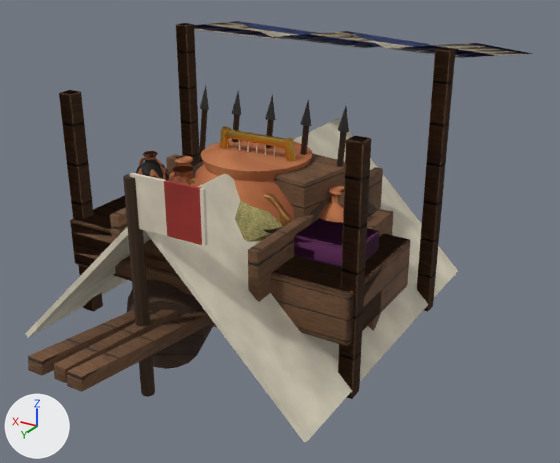
The glTF model ostatni-legion/maps/modele/Targ.glb, before and after one commit.
One viewpoint serves both versions: a 50 mm lens placed at (-7.84, 12.19, 7.96), pointed at (-0.42, -0.18, 1.77). Lighting does not change. The marker at lower left points along +X, +Y and +Z. The first picture is the older version. Where no turn or scale is listed for an object, it has been applied to the vertices.

In view in the first picture: 'beczki__wood_dark', 'namiot_wojskowy__cloth', 'namiot_wojskowy__cloth_red', 'namiot_wojskowy__wood', 'pithos__terracotta', 'rydwan__wood', 'skrzynie_stos__wood', 'stojak_broni__wood', 'stragan_niebieski__cloth_blue', 'stragan_niebieski__cloth_purple', 'stragan_niebieski__wood', 'woz__wood' and 13 more.
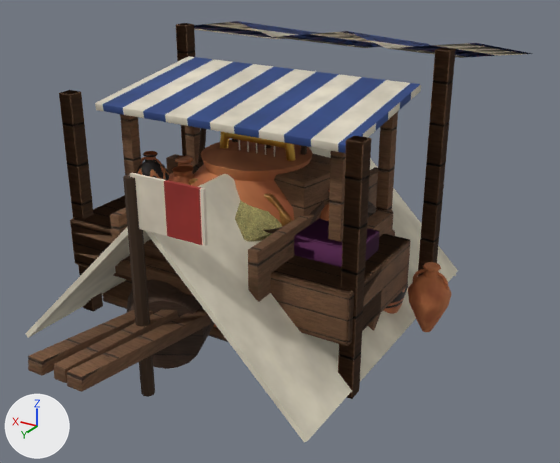
Location of each change, (x1, y1, x2, y2) in pixels of the pictures (560 x 463 px):
'stragan_rybny__cloth_blue', added
    after: (95, 56, 421, 153)
'stragan_rybny__wood', added
    after: (120, 112, 398, 242)
'kram_garncarza__terracotta', added (brown)
    after: (408, 262, 451, 332)
'kram_garncarza__wood', added (mostly hidden)
    after: (103, 280, 228, 342)
'kram_garncarza__terracotta_painted', added (mostly hidden)
    after: (383, 284, 408, 314)
'stojak_broni__wood', unchanged, covered by the edit
    before: (166, 109, 347, 208)
    after: (166, 128, 329, 205)

Diff of the bpy script that builds the scene:
```diff
--- a/ostatni-legion/maps/modele/Targ.glb.py
+++ b/ostatni-legion/maps/modele/Targ.glb.py
@@ me_stragan_rybny__t_wood @@
+me_stragan_rybny__t_wood.from_pydata(...)  # 280 vertices, 540 faces; spans x -2.5..2.5, y -1.2..1.2, z 0.0..4.4
+me_stragan_rybny__t_wood.materials.append(mat_t_wood)
@@ me_stragan_rybny__t_cloth_blue @@
+me_stragan_rybny__t_cloth_blue.from_pydata(...)  # 56 vertices, 108 faces; spans x -2.7..2.7, y -1.49..1.49, z 4.22..4.78
+me_stragan_rybny__t_cloth_blue.materials.append(mat_t_cloth_blue)
@@ me_kram_garncarza__t_wood @@
+me_kram_garncarza__t_wood.from_pydata(...)  # 112 vertices, 216 faces; spans x -3.0..3.0, y -1.5..1.5, z 0.0..0.8
+me_kram_garncarza__t_wood.materials.append(mat_t_wood)
@@ me_kram_garncarza__t_terracotta_painted @@
+me_kram_garncarza__t_terracotta_painted.from_pydata(...)  # 692 vertices, 1368 faces; spans x -3.03..-0.09, y -1.13..-0.07, z 0.2..1.6
+me_kram_garncarza__t_terracotta_painted.materials.append(mat_t_terracotta_painted)
@@ me_kram_garncarza__t_terracotta @@
+me_kram_garncarza__t_terracotta.from_pydata(...)  # 692 vertices, 1368 faces; spans x -3.91..-0.84, y -1.26..0.06, z 0.2..1.6
+me_kram_garncarza__t_terracotta.materials.append(mat_t_terracotta)
@@ ob_stragan_rybny__wood @@
+ob_stragan_rybny__wood = bpy.data.objects.new('stragan_rybny__wood', me_stragan_rybny__t_wood)
+ob_stragan_rybny__wood.location = (0.0, 0.0, 0.0)
@@ ob_stragan_rybny__cloth_blue @@
+ob_stragan_rybny__cloth_blue = bpy.data.objects.new('stragan_rybny__cloth_blue', me_stragan_rybny__t_cloth_blue)
+ob_stragan_rybny__cloth_blue.location = (0.0, 0.0, 0.0)
@@ ob_kram_garncarza__wood @@
+ob_kram_garncarza__wood = bpy.data.objects.new('kram_garncarza__wood', me_kram_garncarza__t_wood)
+ob_kram_garncarza__wood.location = (0.0, 0.0, 0.0)
@@ ob_kram_garncarza__terracotta_painted @@
+ob_kram_garncarza__terracotta_painted = bpy.data.objects.new('kram_garncarza__terracotta_painted', me_kram_garncarza__t_terracotta_painted)
+ob_kram_garncarza__terracotta_painted.location = (0.0, 0.0, 0.0)
@@ ob_kram_garncarza__terracotta @@
+ob_kram_garncarza__terracotta = bpy.data.objects.new('kram_garncarza__terracotta', me_kram_garncarza__t_terracotta)
+ob_kram_garncarza__terracotta.location = (0.0, 0.0, 0.0)
```
